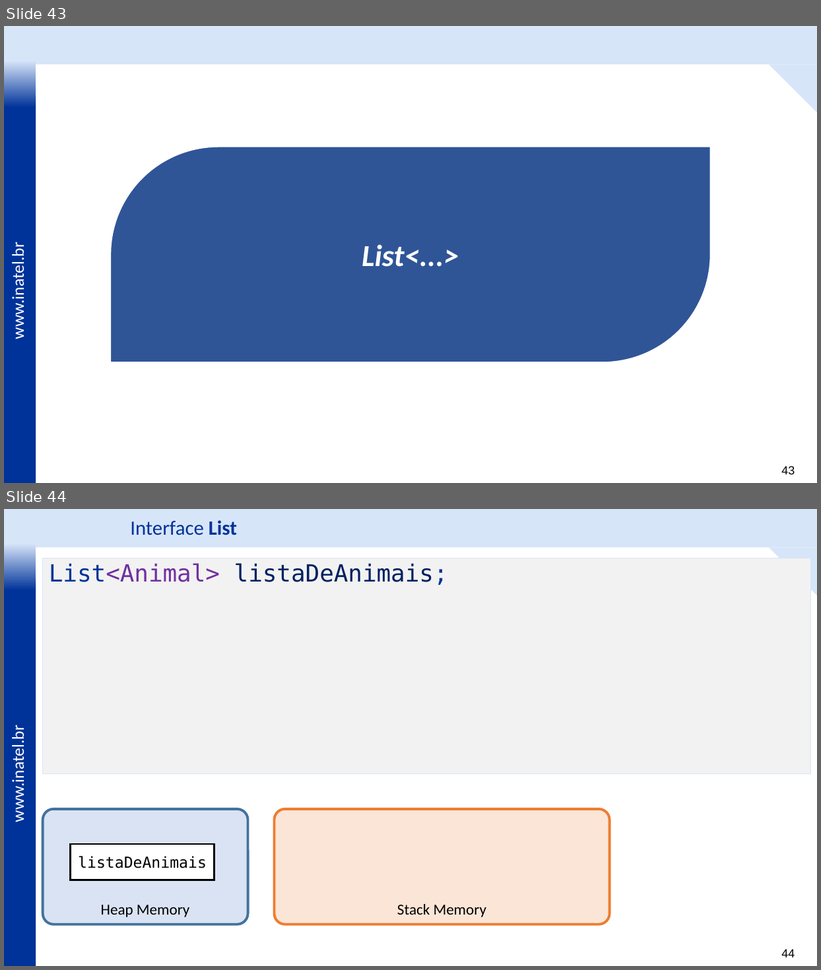
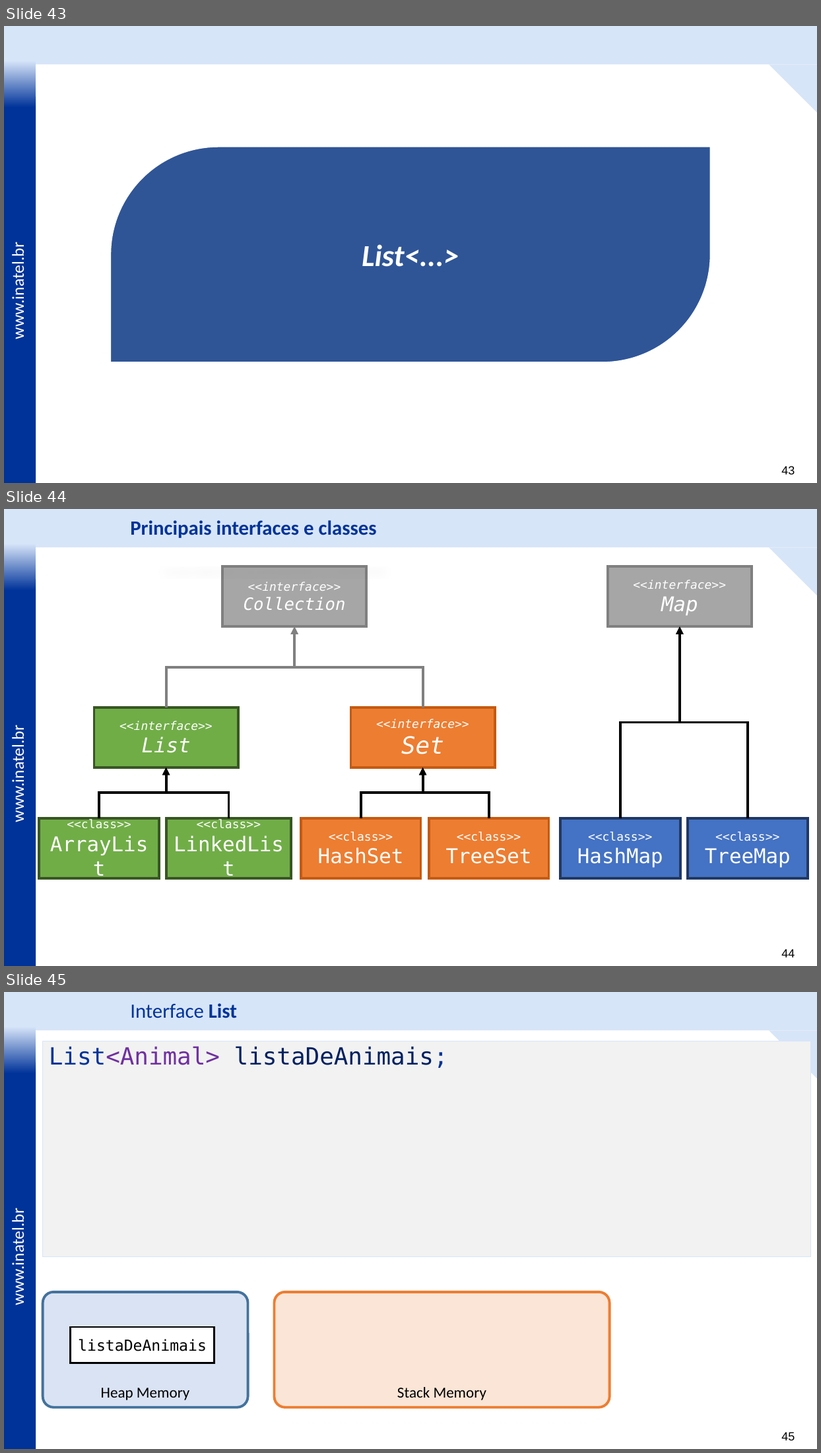
Before and after one commit to vitor-figueiredo/Lab_JavaCollections, a slide deck: _docs/IDP Labs - Java Collections - v3.pptx. Shown one above the other, each under a label of ours: slides 43 and 44 before the commit, slides 43, 44 and 45 after it. The pictures are 821x970 and 821x1453 pixels, drawn with LibreOffice and Linux fonts; fonts in the diff are those of the drawing; background and template pictures are left out. Boxes give left, top, right and bottom in pixels: in the first picture for what was removed or moved away, otherwise in the second. Text is boxed around its words. In the diff, an @@ line names an element or a change of style, - is before the commit and + after.

```diff
--- a/_docs/IDP Labs - Java Collections - v3.pptx
+++ b/_docs/IDP Labs - Java Collections - v3.pptx
@@ slide 44 added at box(4, 509, 817, 966), background #FFFFFF; not listed: 5 template elements that a slide beside it also shows @@
@@ text added at box(130, 520, 377, 538), 24 pt, text #003399, bold @@
+Principais interfaces e classes
@@ triangle added at box(770, 547, 817, 595), fill #D7E5F9 @@
@@ rectangle added at box(222, 567, 366, 626), fill #A6A6A6, outline #808080 3 pt, 14 pt, text #FFFFFF, italic @@
+<<interface>>
+Collection
@@ rectangle added at box(608, 567, 752, 626), fill #A6A6A6, outline #808080 3 pt, 14 pt, text #FFFFFF, italic @@
+<<interface>>
+Map
@@ elbow arrow added from (166, 708) to (294, 626), #808080 3 pt @@
@@ elbow arrow added from (423, 708) to (294, 626), #808080 3 pt @@
@@ elbow arrow added from (620, 819) to (680, 626), #000000 3 pt @@
@@ elbow arrow added from (748, 819) to (680, 626), #000000 3 pt @@
@@ rectangle added at box(94, 708, 238, 768), fill #70AD47, outline #385723 3 pt, 14 pt, text #FFFFFF, italic @@
+<<interface>>
+List
@@ rectangle added at box(351, 708, 495, 768), fill #ED7D31, outline #C55A11 3 pt, 14 pt, text #FFFFFF, italic @@
+<<interface>>
+Set
@@ elbow arrow added from (99, 819) to (166, 768), #000000 3 pt @@
@@ elbow arrow added from (229, 819) to (166, 768), #000000 3 pt @@
@@ elbow arrow added from (361, 819) to (423, 768), #000000 3 pt @@
@@ elbow arrow added from (489, 819) to (423, 768), #000000 3 pt @@
@@ rectangle added at box(40, 819, 160, 879), fill #70AD47, outline #385723 3 pt, 14 pt, text #FFFFFF @@
+<<class>>
+ArrayList
@@ rectangle added at box(166, 819, 291, 879), fill #70AD47, outline #385723 3 pt, 24 pt, text #FFFFFF @@
+<<class>>
+LinkedList
@@ rectangle added at box(301, 819, 421, 879), fill #ED7D31, outline #C55A11 3 pt, 14 pt, text #FFFFFF @@
+<<class>>
+HashSet
@@ rectangle added at box(429, 819, 549, 879), fill #ED7D31, outline #C55A11 3 pt, 14 pt, text #FFFFFF @@
+<<class>>
+TreeSet
@@ rectangle added at box(560, 819, 680, 879), fill #4472C4, outline #203864 3 pt, 14 pt, text #FFFFFF @@
+<<class>>
+HashMap
@@ rectangle added at box(688, 819, 808, 879), fill #4472C4, outline #203864 3 pt, 14 pt, text #FFFFFF @@
+<<class>>
+TreeMap
@@ what was slide 44 is now slide 45 @@
@@ page number at box(781, 1432, 795, 1441): text changed @@
-44
+45
```
Also in this commit, not shown: 7 slides changed, 17 other files.
